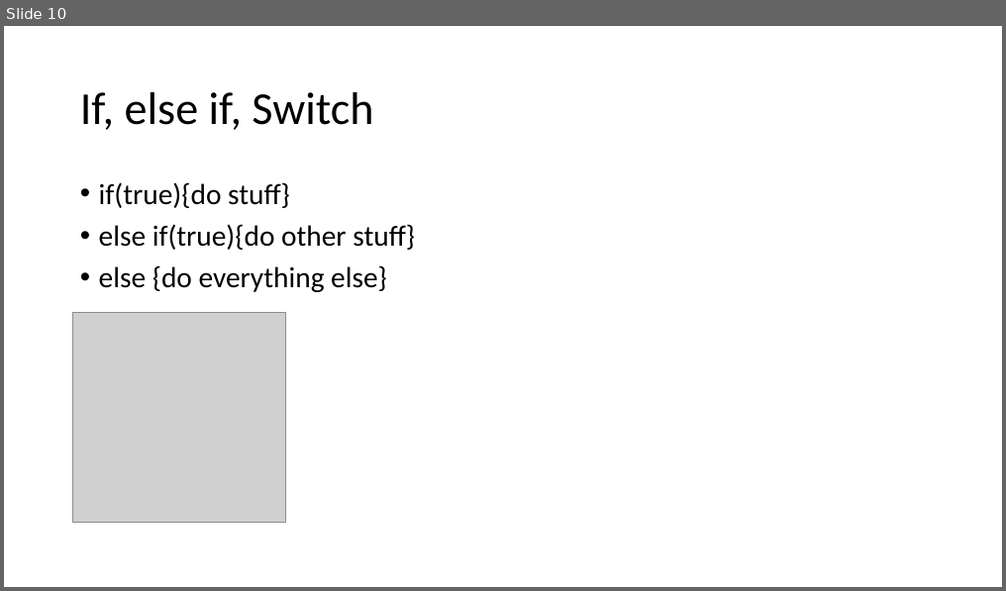
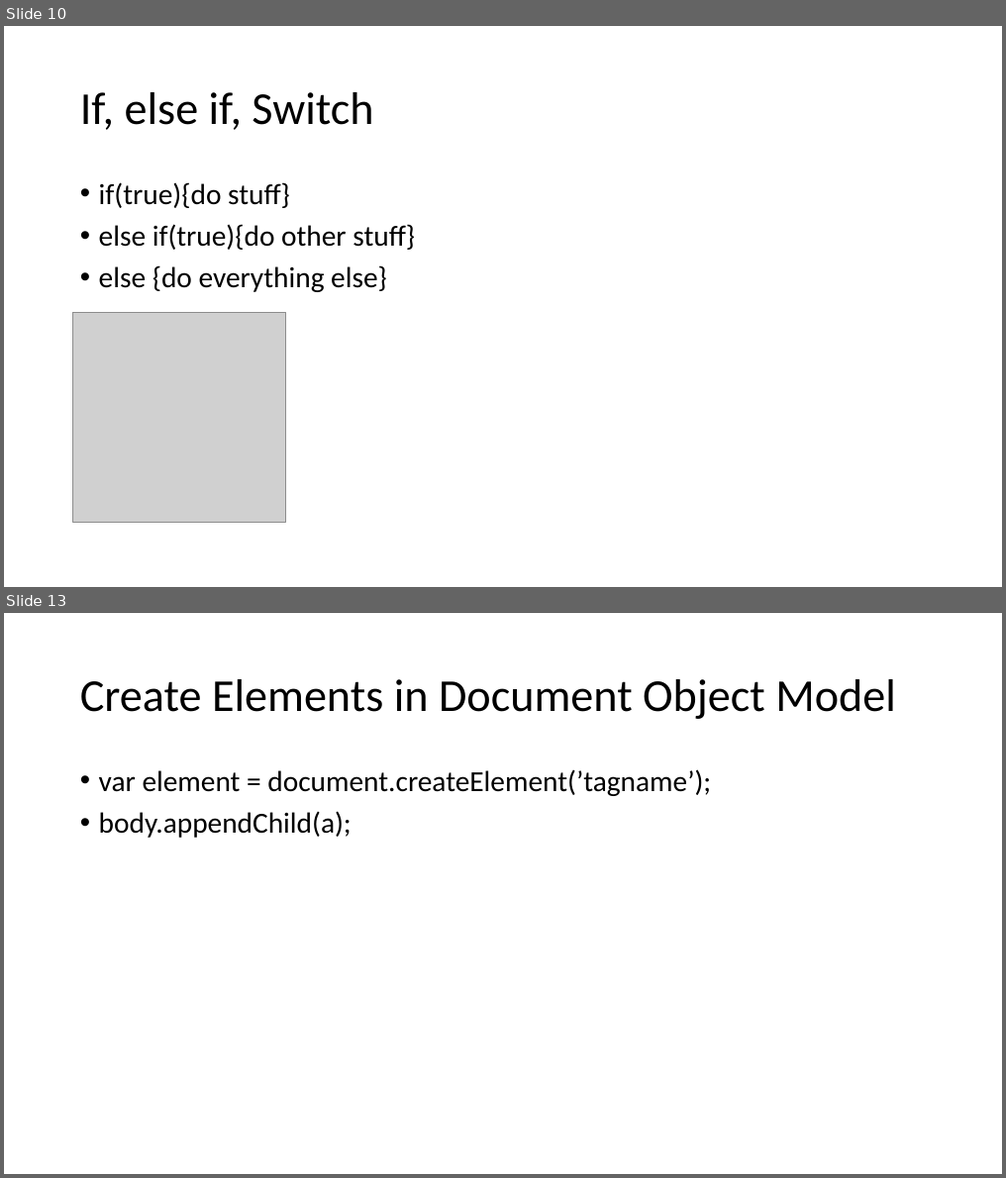
Before and after one commit to JansAkkaunt/JSTraining, a slide deck: JSTrainingj.pptx. Shown one above the other, each under a label of ours: slide 10 before the commit, slides 10 and 13 after it; the slides between them are not shown. The pictures are 1006x591 and 1006x1178 pixels, drawn with LibreOffice and Linux fonts; fonts in the diff are those of the drawing; grey boxes stand for pictures. Boxes give left, top, right and bottom in pixels: in the first picture for what was removed or moved away, otherwise in the second. Text is boxed around its words. In the diff, an @@ line names an element or a change of style, - is before the commit and + after.

```diff
--- a/JSTrainingj.pptx
+++ b/JSTrainingj.pptx
@@ slide 13 added at [4,613,1002,1174], background #FFFFFF @@
@@ title added at [80,679,896,719], 44 pt, text #000000 @@
+Create Elements in Document Object Model
@@ text added at [99,769,711,838], 28 pt, text #000000 @@
+• var element = document.createElement(’tagname’);
+• body.appendChild(a);
```
Also in this commit, not shown: 1 slide changed, 5 other slides added, 17 other files.
